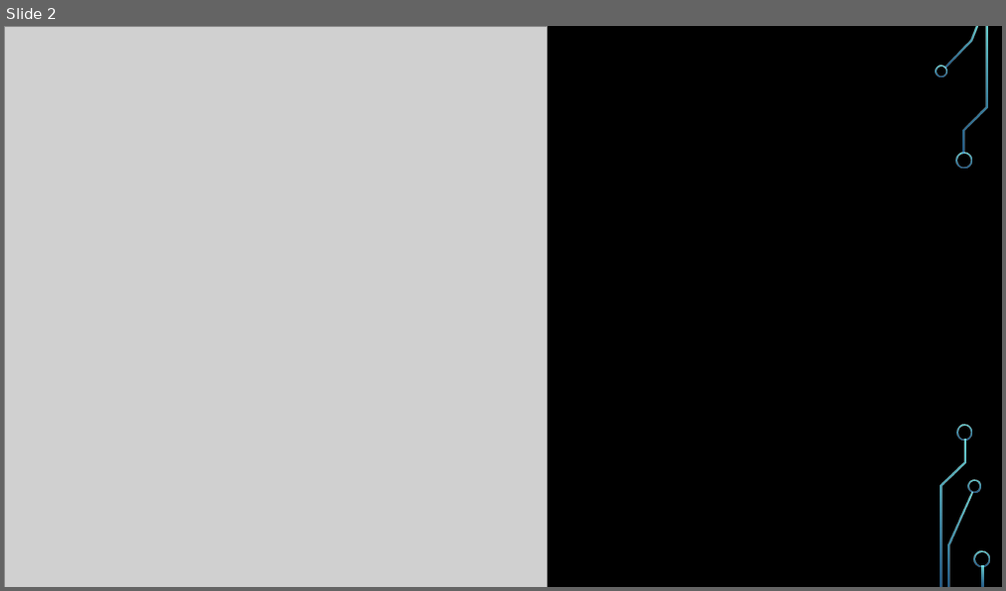
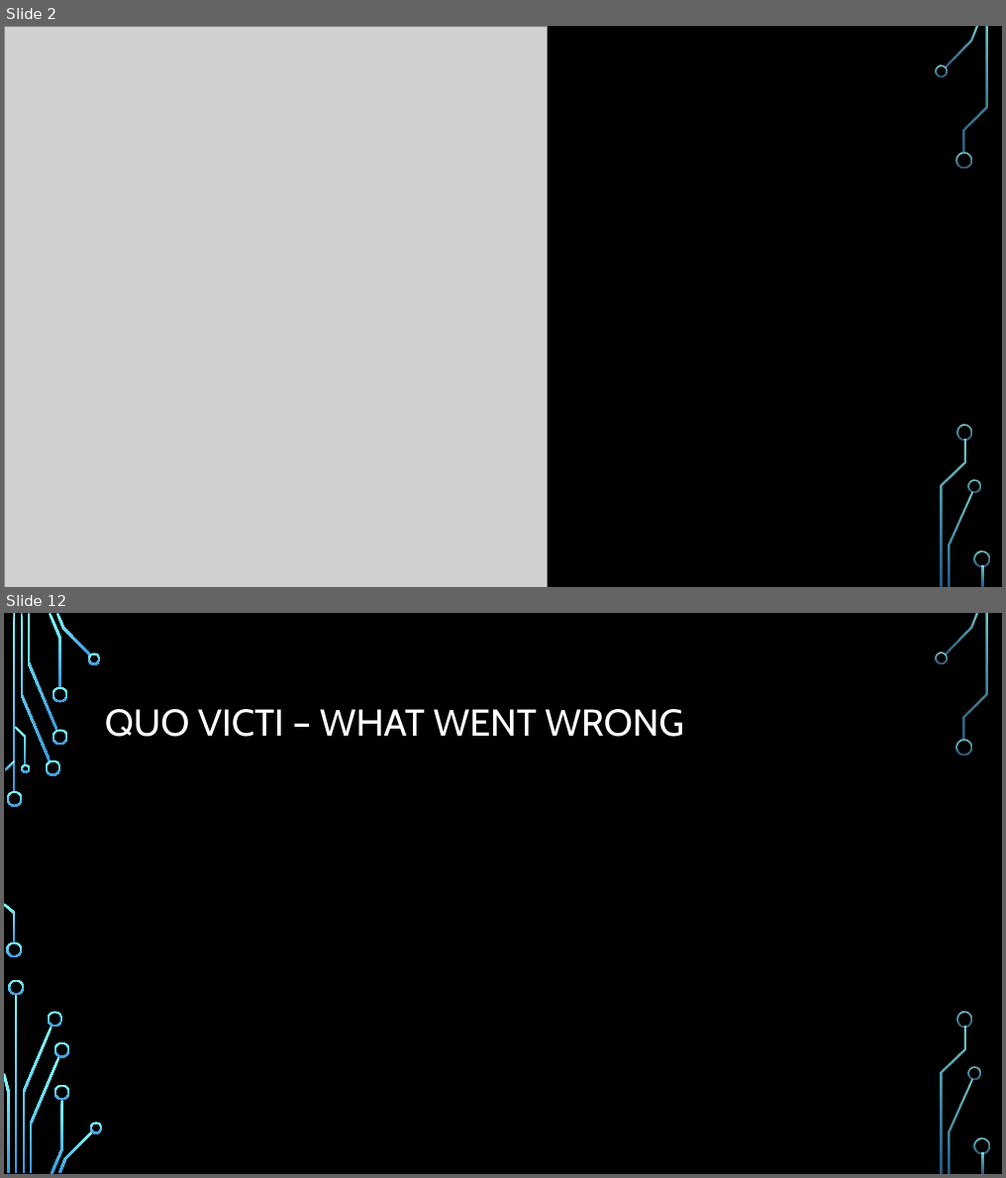
Before and after one commit to idrisdodwell00711/EPM106, a slide deck: Team INVIKTUS.pptm. Shown one above the other, each under a label of ours: slide 2 before the commit, slides 2 and 12 after it; the slides between them are not shown. The pictures are 1006x591 and 1006x1178 pixels, drawn with LibreOffice and Linux fonts; fonts in the diff are those of the drawing; grey boxes stand for pictures; background and template pictures are left out. Boxes give left, top, right and bottom in pixels: in the first picture for what was removed or moved away, otherwise in the second. Text is boxed around its words. In the diff, an @@ line names an element or a change of style, - is before the commit and + after.

```diff
--- a/Team INVIKTUS.pptm
+++ b/Team INVIKTUS.pptm
@@ slide 12 added at [4, 613, 1002, 1174], background picture (left out); not listed: 22 template elements that a slide beside it also shows @@
@@ title added at [105, 709, 684, 737], 36 pt, text #FFFFFF @@
+QUO VICTI – WHAT WENT WRONG
@@ group added at [6, 653, 103, 1173]: 14 freeform shapes @@
```
Also in this commit, not shown: 4 slides changed, 5 other slides added, 4 slides removed, 2 other files.
